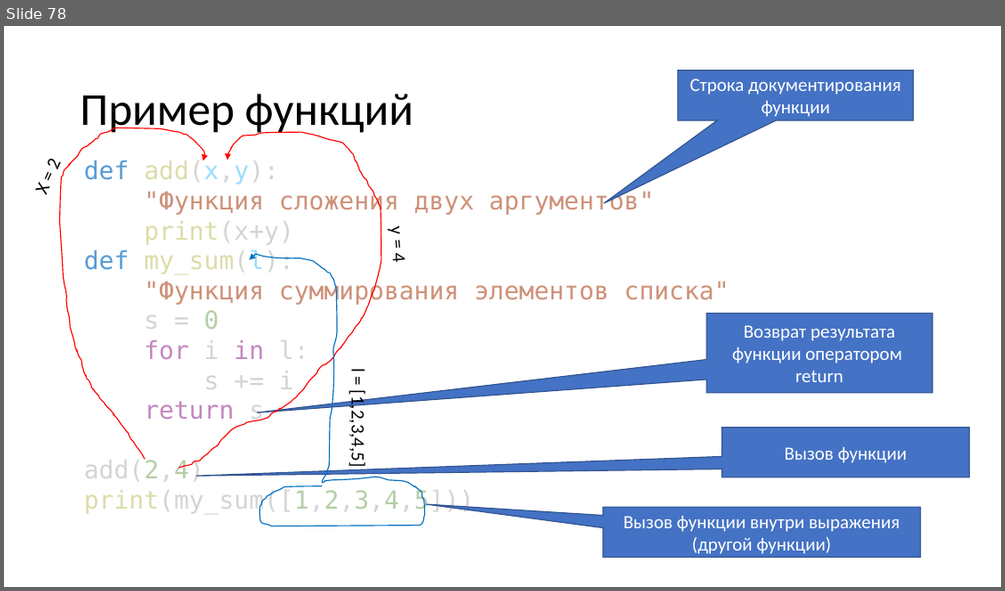
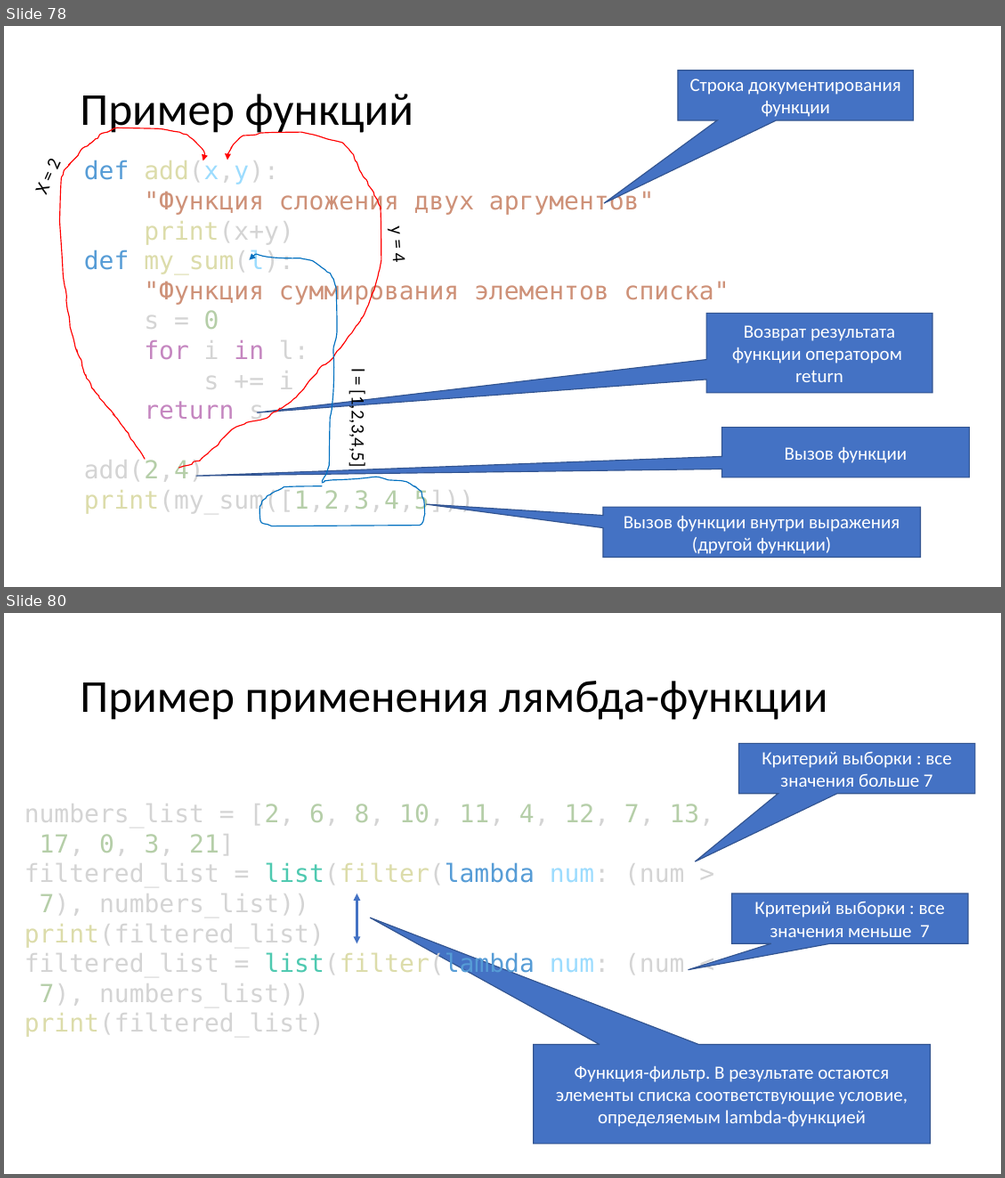
Before and after one commit to paveltsytovich/telegram-course, a slide deck: Presentation/Основы алгоритмизации и программирования.pptx. Shown one above the other, each under a label of ours: slide 78 before the commit, slides 78 and 80 after it; the slides between them are not shown. The pictures are 1005x591 and 1005x1178 pixels, drawn with LibreOffice and Linux fonts; fonts in the diff are those of the drawing. Boxes give left, top, right and bottom in pixels: in the first picture for what was removed or moved away, otherwise in the second. Text is boxed around its words. In the diff, an @@ line names an element or a change of style, - is before the commit and + after.

Commit message:
Пример применения лямбда-функции

```diff
--- a/Presentation/Основы алгоритмизации и программирования.pptx
+++ b/Presentation/Основы алгоритмизации и программирования.pptx
@@ slide 80 added at <box>4,613,1001,1174</box>, background #FFFFFF @@
@@ title added at <box>80,681,827,720</box>, 44 pt, text #000000 @@
+Пример применения лямбда-функции
@@ speech box added at <box>739,743,975,793</box>, fill #4472C4, outline #325491 1 pt, 18 pt, text #FFFFFF @@
+Критерий выборки : все значения больше 7
@@ text added at <box>24,803,715,1037</box>, 24 pt, text #D4D4D4 @@
+numbers_list = [2, 6, 8, 10, 11, 4, 12, 7, 13, 17, 0, 3, 21]
+filtered_list = list(filter(lambda num: (num > 7), numbers_list))
+print(filtered_list)
+filtered_list = list(filter(lambda num: (num < 7), numbers_list))
+print(filtered_list)
@@ double arrow added from (357, 893) to (357, 943), #4472C4 2.25 pt @@
@@ speech box added at <box>732,893,968,943</box>, fill #4472C4, outline #325491 1 pt, 18 pt, text #FFFFFF @@
+Критерий выборки : все значения меньше 7
@@ speech box added at <box>534,1045,930,1144</box>, fill #4472C4, outline #325491 1 pt, 18 pt, text #FFFFFF @@
+Функция-фильтр. В результате остаются элементы списка соответствующие условие, определяемым lambda-функцией
```
Also in this commit, not shown: 1 other slide added.
